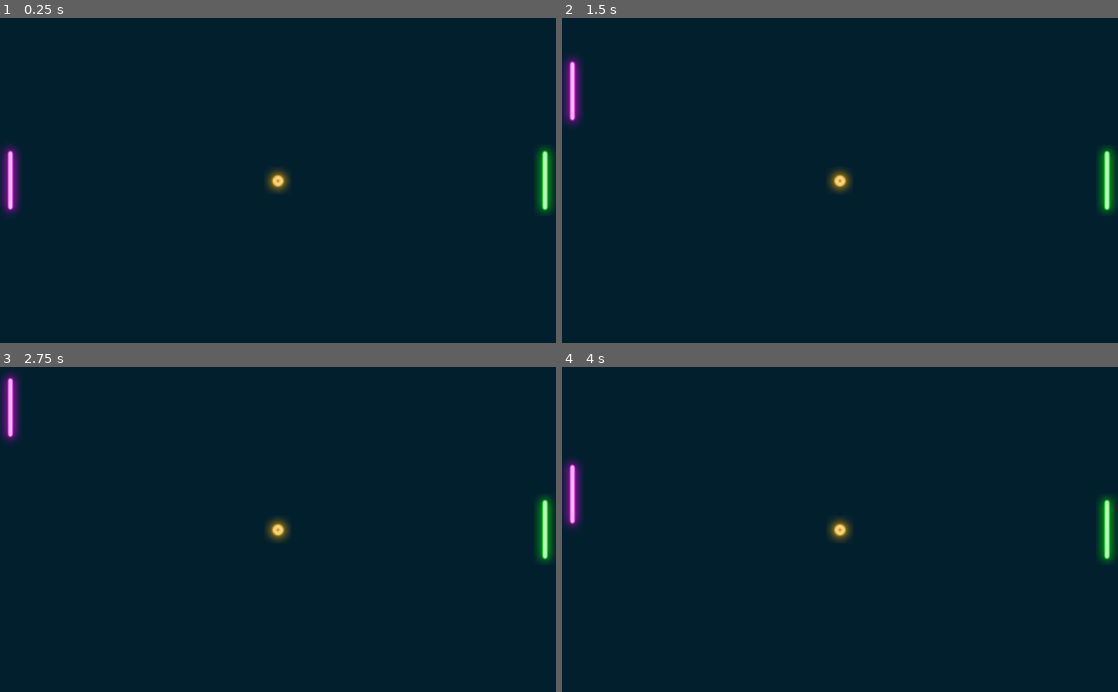
Above: before the commit, frames 1-4 (two rows, left to right).
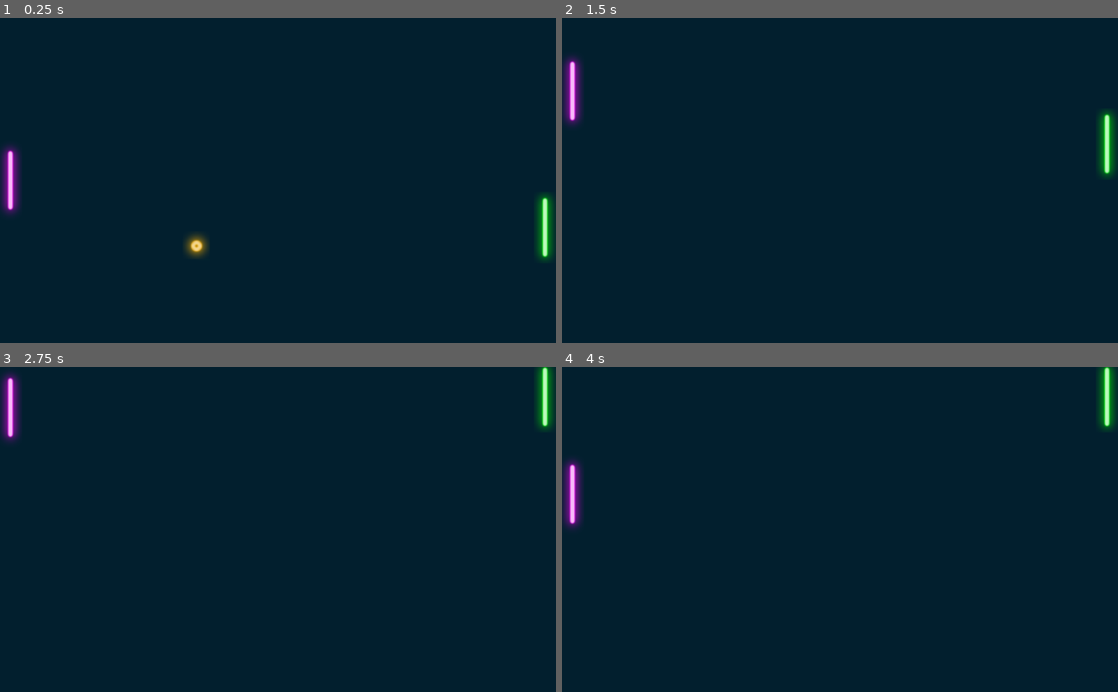
Above: after the commit, the same moments.

Repository: meashley47/Pong
Game: Godot game, scene res://Level.tscn
The game is run twice, just before and just after one commit, with the same random seed, the same clock (stepped at 60 frames per second) and the same inputs.
Inputs:
- Up to frame 1 (0.25 s): no input
- Up to frame 2 (1.5 s): hold Up (ui_up) 0.53-1.28 s; hold Down (ui_down) from 1.28 s (still down)
- Up to frame 3 (2.75 s): release Down (ui_down) at 2.03 s; hold Up (ui_up) from 2.03 s (still down)
- Up to frame 4 (4 s): tap Enter at 3.5 s; release Up (ui_up) at 3.53 s; hold Down (ui_down) from 3.53 s (still down)

The runs differ from the first frame. In frame 1, 1.5% of the frame differs, in the area x 33-100%, y 39-75%; in frame 2, 1.0%; in frame 3, 1.5%; in frame 4, 1.5%.

Commit message:
Ball movement and opponent AI

Diff:
--- /dev/null
+++ b/Ball.gd
@@ -0,0 +1,16 @@
+extends KinematicBody2D
+
+var speed = 600
+var velocity = Vector2.ZERO
+
+func _ready():
+	#Choose a random starting direction
+	randomize()
+	velocity.x = [-1, 1][randi() % 2]
+	velocity.y = [-0.8, 0.8][randi() % 2]
+
+func _physics_process(delta):
+	var collision = move_and_collide(velocity * speed * delta)
+	#Bounce the ball if it collided
+	if collision:
+		velocity = velocity.bounce(collision.normal)
--- a/Ball.tscn
+++ b/Ball.tscn
@@ -1,6 +1,7 @@
-[gd_scene load_steps=4 format=2]
+[gd_scene load_steps=5 format=2]
 
 [ext_resource path="res://Assets/Neon.png" type="Texture" id=1]
+[ext_resource path="res://Ball.gd" type="Script" id=2]
 
 [sub_resource type="AtlasTexture" id=1]
 flags = 4
@@ -11,6 +12,7 @@
 radius = 10.9574
 
 [node name="Ball" type="KinematicBody2D"]
+script = ExtResource( 2 )
 __meta__ = {
 "_edit_group_": true
 }
--- /dev/null
+++ b/Opponent.gd
@@ -0,0 +1,20 @@
+extends KinematicBody2D
+
+var speed = 400
+onready var ball
+
+func _ready():
+	ball = get_parent().get_node("Ball")
+
+func _physics_process(delta):
+	move_and_slide(Vector2(0, get_opponent_direction()) * speed)
+
+
+func get_opponent_direction():
+	#Ball is below, so move paddle down
+	if ball.position.y > position.y:
+		return 1
+
+	#Ball is above, so move paddle up
+	else:
+		return -1
--- a/Opponent.tscn
+++ b/Opponent.tscn
@@ -1,6 +1,7 @@
-[gd_scene load_steps=4 format=2]
+[gd_scene load_steps=5 format=2]
 
 [ext_resource path="res://Assets/Neon.png" type="Texture" id=1]
+[ext_resource path="res://Opponent.gd" type="Script" id=2]
 
 [sub_resource type="AtlasTexture" id=1]
 flags = 4
@@ -12,6 +13,7 @@
 
 [node name="Opponent" type="KinematicBody2D"]
 position = Vector2( 1004, 300 )
+script = ExtResource( 2 )
 __meta__ = {
 "_edit_group_": true
 }
--- a/Player.gd
+++ b/Player.gd
@@ -3,13 +3,9 @@
 var speed = 400
 
 func _physics_process(delta):
-	#Get input
 	var velocity = Vector2.ZERO
 	if Input.is_action_pressed("ui_up"):
 		velocity.y -= 1
 	elif Input.is_action_pressed("ui_down"):
 		velocity.y += 1
 	move_and_slide(velocity * speed)
-	#Store input
-
-	#Apply input to paddle
